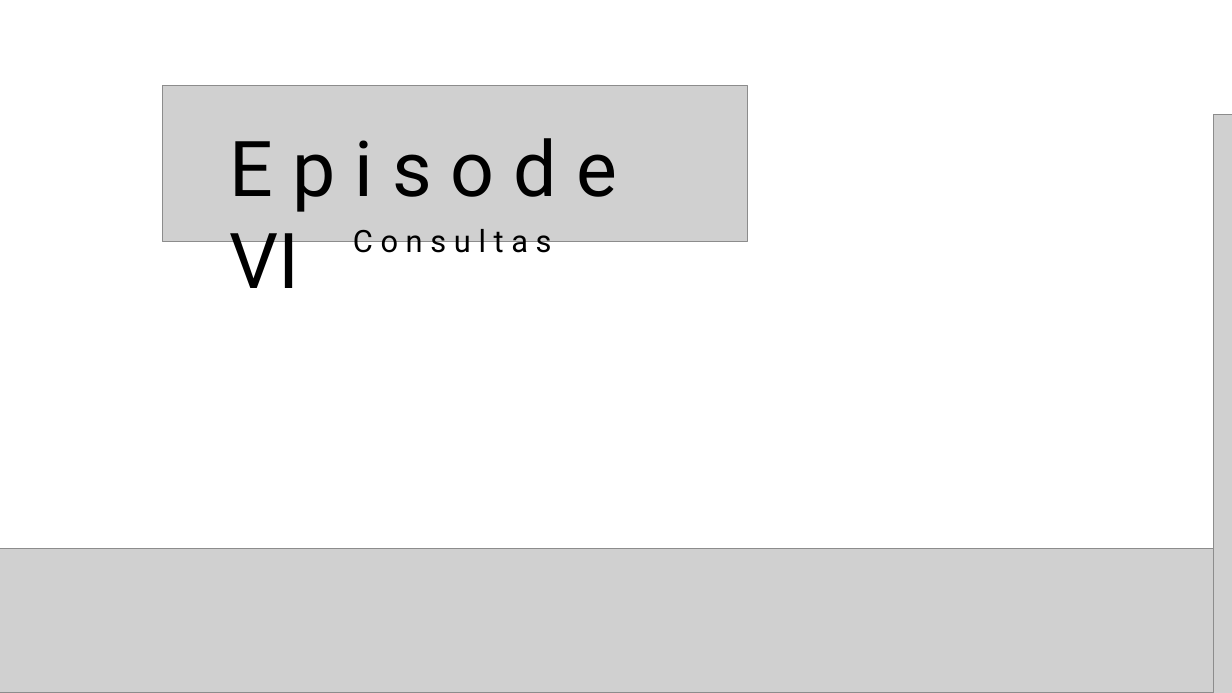
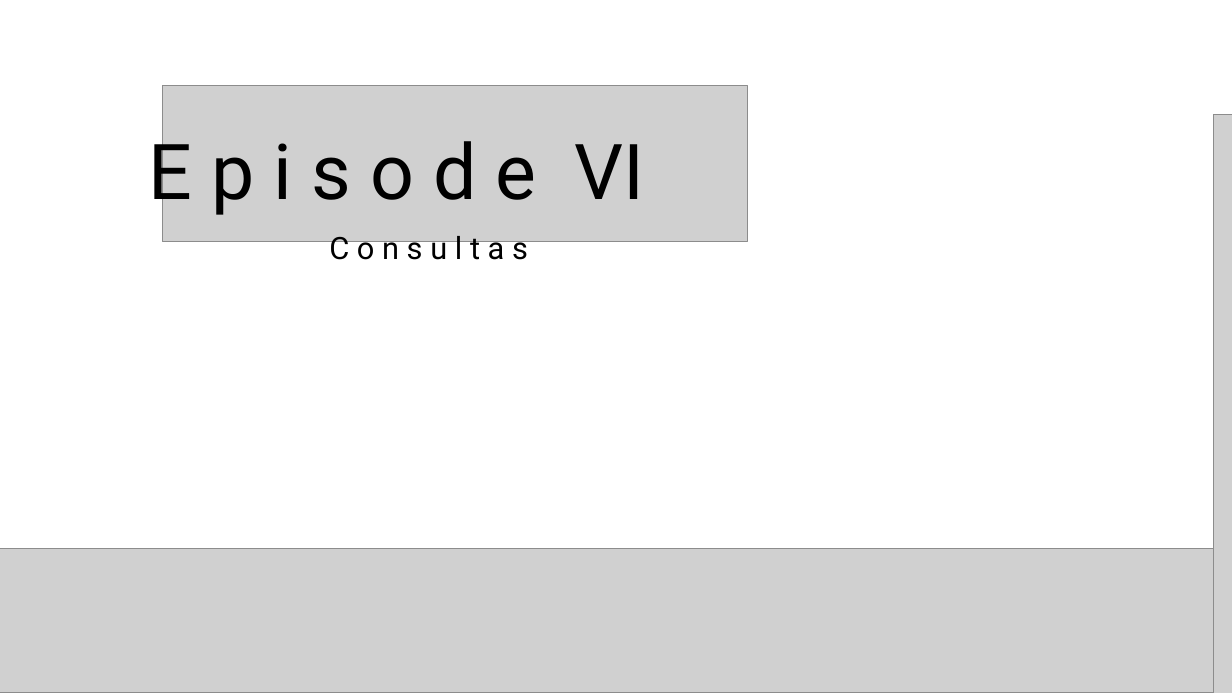
Before and after one commit to daniellygj/Fatec, a slide deck: slide 17 of 3º Semestre/Programação em Banco de Dados/Projeto/Apresentação.pptx (slide 16 before the commit). Drawn at 1232x693 pixels with LibreOffice and Linux fonts; fonts in the diff are those of the drawing; grey boxes stand for pictures. Boxes give left, top, right and bottom in pixels: in the first picture for what was removed or moved away, otherwise in the second. Text is boxed around its words. In the diff, an @@ line names an element or a change of style, - is before the commit and + after.

```diff
--- a/3º Semestre/Programação em Banco de Dados/Projeto/Apresentação.pptx
+++ b/3º Semestre/Programação em Banco de Dados/Projeto/Apresentação.pptx
@@ text "E p i s o ..." rewrapped from bbox=[229, 138, 617, 288] to bbox=[148, 129, 645, 217] @@
@@ text "C o n s u ..." rewrapped from bbox=[353, 229, 552, 260] to bbox=[329, 231, 528, 267] @@
```
Also in this commit, not shown: 14 other slides changed, 5 slides added, 4 slides removed.
